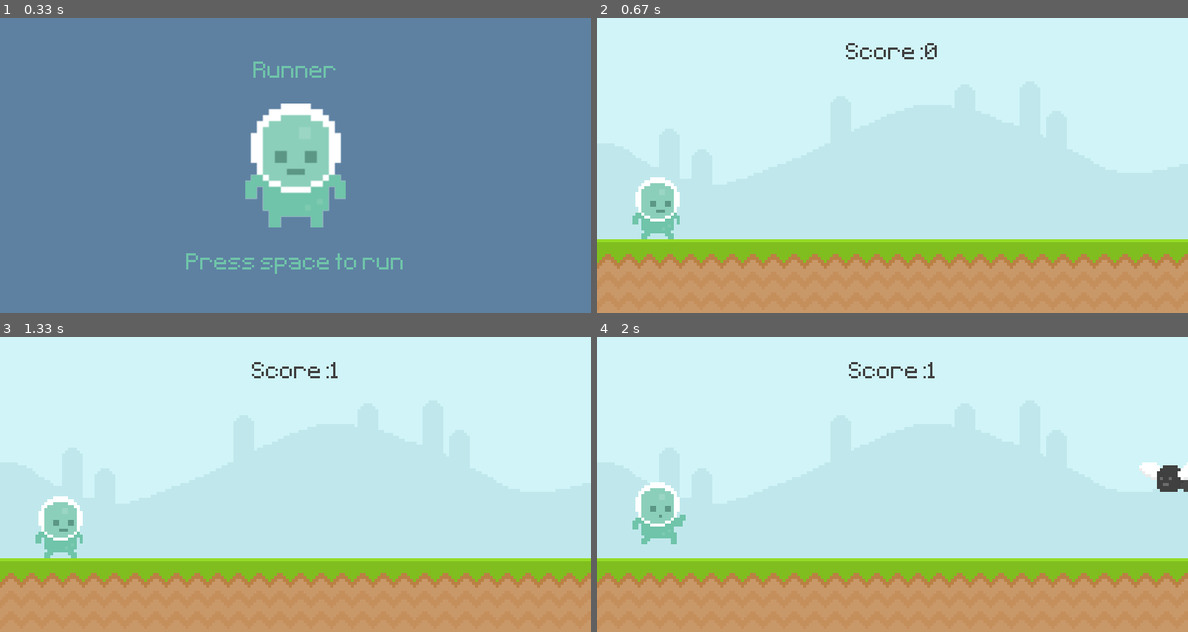
Above: before the commit, frames 1-4 (two rows, left to right).
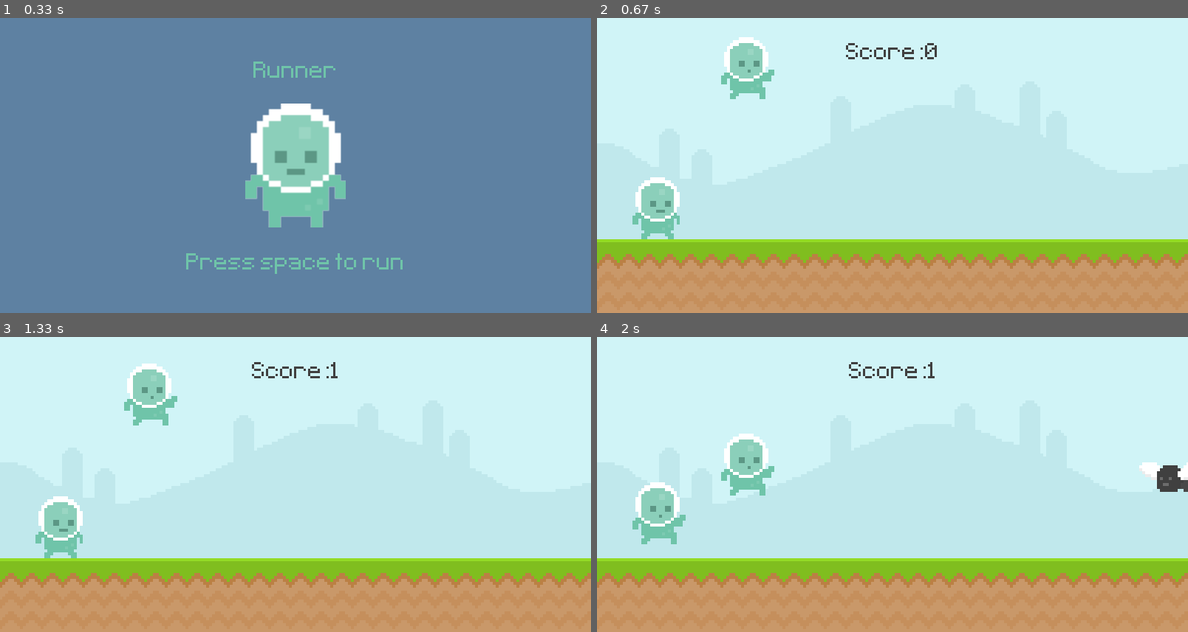
Above: after the commit, the same moments.

Repository: TylerTLe/PygamesBasics
Game: pygame game, started from main.py
Same seed, same stepped clock (60 frames per second), same inputs: the game is played once before the commit and once after it.
Inputs:
- Up to frame 1 (0.33 s): no input
- Up to frame 2 (0.67 s): tap Space at 0.33 s
- Up to frame 3 (1.33 s): tap Space at 0.67, 1.07 s
- Up to frame 4 (2 s): tap Space at 1.37, 1.9 s

Frame 1 is identical in both runs. In frame 2, 1.3% of the frame differs, in the area x 21-30%, y 6-28%; in frame 3, 1.3%; in frame 4, 1.3%.

Commit message:
adds methods for player class

Diff:
--- a/main.py
+++ b/main.py
@@ -5,8 +5,37 @@
 class Player(pygame.sprite.Sprite):
     def __init__(self):
         super().__init__()
-        self.image = pygame.image.load('graphics/player/player_walk_1.png').convert_alpha()
+        player_walk_1 = pygame.image.load('graphics/player/player_walk_1.png').convert_alpha()
+        player_walk_2 = pygame.image.load('graphics/player/player_walk_2.png').convert_alpha()
+        self.player_walk = [player_walk_1, player_walk_2]
+        self.player_index = 0
+        self.player_jump = pygame.image.load('graphics/player/jump.png').convert_alpha()
+        self.image = self.player_walk[self.player_index]
         self.rect = self.image.get_rect(midbottom = (200,300))
+        self.gravity = 0
+    def player_input(self):
+        keys = pygame.key.get_pressed()
+        if keys[pygame.K_SPACE] and self.rect.bottom >= 300:
+            self.gravity = -20
+
+    def apply_gravity(self):
+        self.gravity += 1
+        self.rect.y += self.gravity
+        if self.rect.bottom >= 300:
+            self.rect.bottom = 300
+
+    def update(self):
+        self.player_input()
+        self.apply_gravity()
+        self.animation_state()
+
+    def animation_state(self):
+        if self.rect.bottom < 300:
+            self.image= self.player_jump
+        else:
+            self.player_index += 0.1
+            if self.player_index >= len(self.player_walk): self.player_index = 0
+            self.image = self.player_walk[int(self.player_index)]
 
 def display_score():
     current_time = int(pygame.time.get_ticks() / 1000) - start_time
@@ -53,7 +82,8 @@
 start_time = 0
 score = 0
 
-player = Player()
+player = pygame.sprite.GroupSingle()
+player.add(Player())
 
 sky = pygame.image.load('graphics/Sky.png').convert()
 ground = pygame.image.load('graphics/Ground.png').convert()
@@ -155,6 +185,8 @@
         if player_hitbox.bottom >= 300: player_hitbox.bottom = 300
         player_animation()
         screen.blit(player_surf,player_hitbox)
+        player.draw(screen)
+        player.update()
 
         # Obstacle movement
         obstacle_rect_list = obstacle_movement(obstacle_rect_list)
